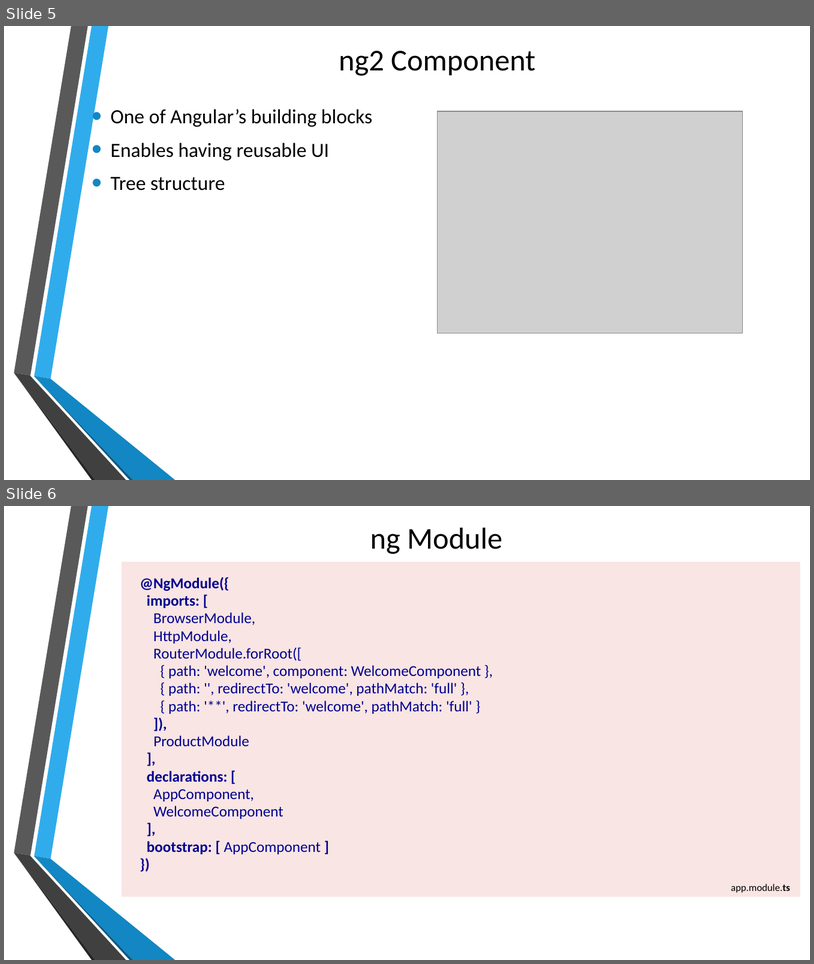
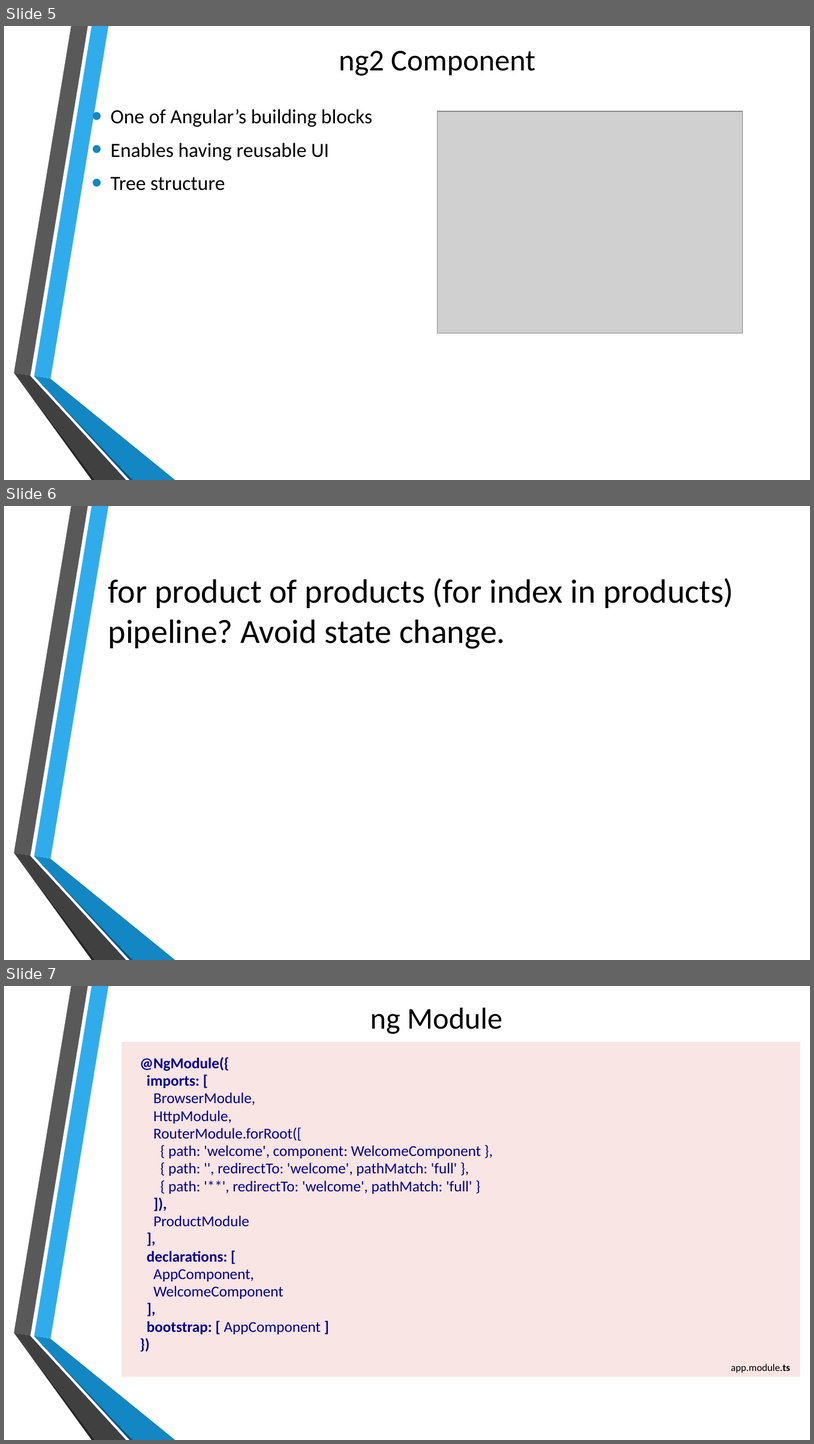
Before and after one commit to laisotrym/BCShopNg2, a slide deck: Tap1-Tan_tinh_ng2.pptx. Shown one above the other, each under a label of ours: slides 5 and 6 before the commit, slides 5, 6 and 7 after it. The pictures are 814x964 and 814x1444 pixels, drawn with LibreOffice and Linux fonts; fonts in the diff are those of the drawing; grey boxes stand for pictures; background and template pictures are left out. Boxes give left, top, right and bottom in pixels: in the first picture for what was removed or moved away, otherwise in the second. Text is boxed around its words. In the diff, an @@ line names an element or a change of style, - is before the commit and + after.

```diff
--- a/Tap1-Tan_tinh_ng2.pptx
+++ b/Tap1-Tan_tinh_ng2.pptx
@@ slide 6 added at (4, 506, 810, 960), background picture (left out); not listed: 6 template elements that a slide beside it also shows @@
@@ title added at (108, 578, 734, 649), 40 pt, text #000000 @@
+for product of products (for index in products)
+pipeline? Avoid state change.
@@ what was slide 6 is now slide 7 @@
```
Also in this commit, not shown: 13 other files.
